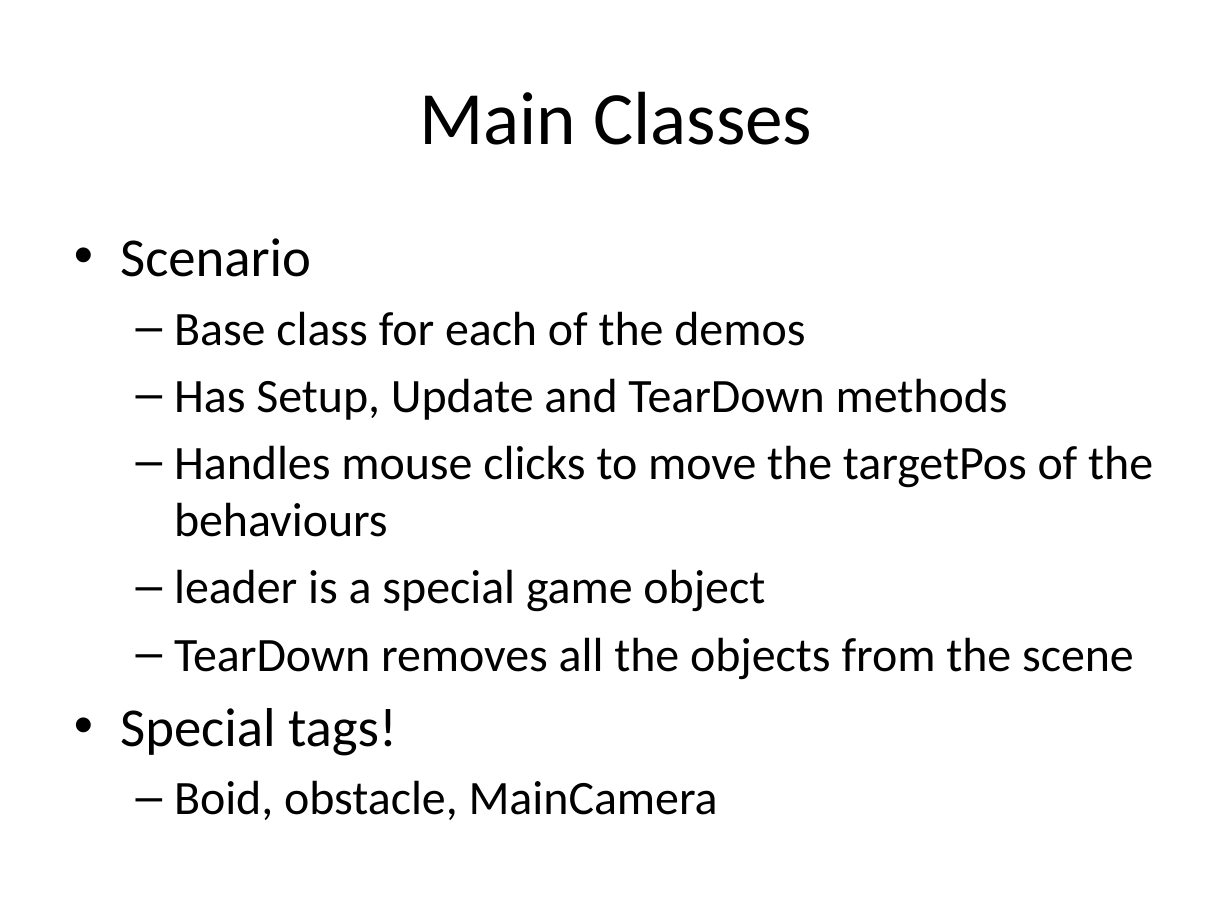
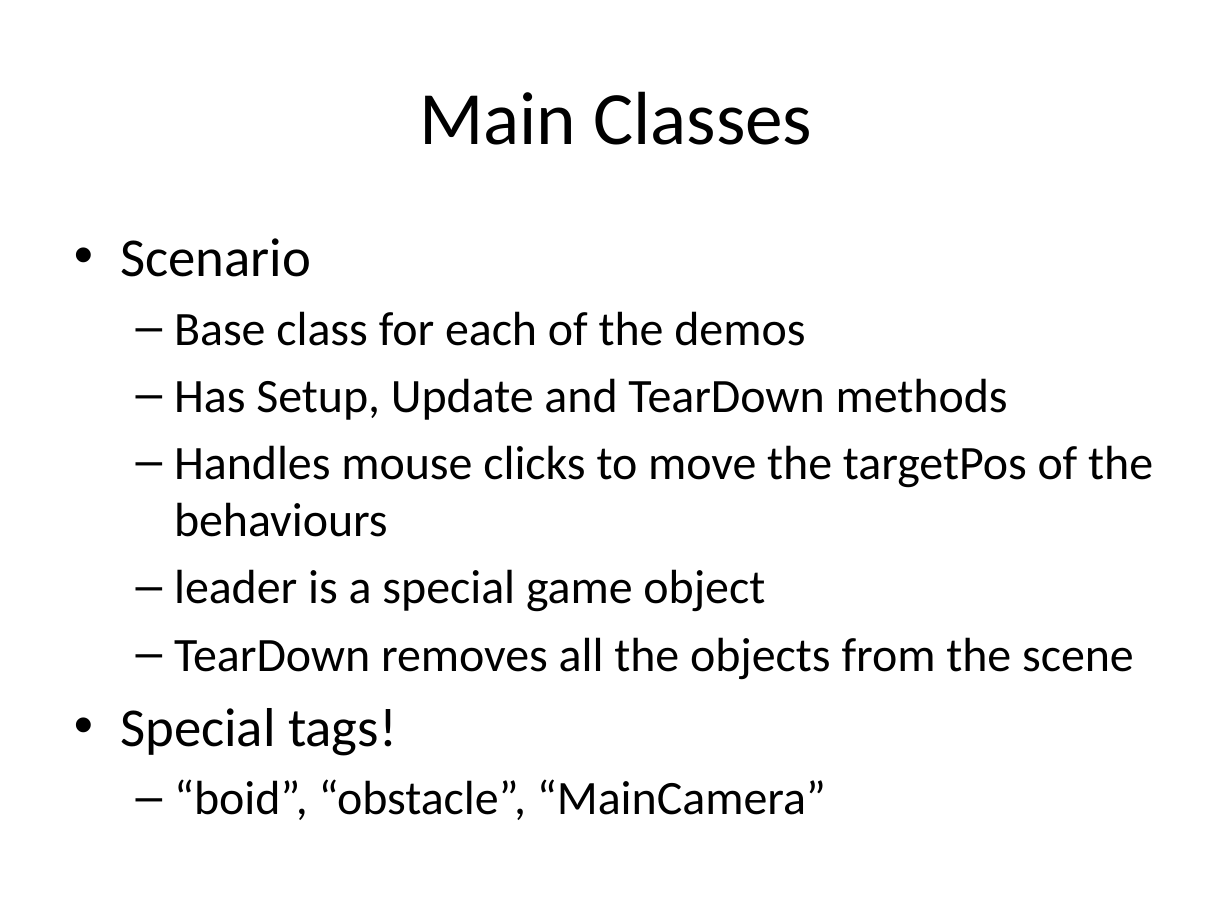
Before and after one commit to skooter500/UnitySteeringBehaviours, a slide deck: slide 15 of Lectures/Game AI 3.pptx. Drawn at 1232x924 pixels with LibreOffice and Linux fonts; fonts in the diff are those of the drawing; background and template pictures are left out. Boxes give left, top, right and bottom in pixels: in the first picture for what was removed or moved away, otherwise in the second. Text is boxed around its words. In the diff, an @@ line names an element or a change of style, - is before the commit and + after.

```diff
--- a/Lectures/Game AI 3.pptx
+++ b/Lectures/Game AI 3.pptx
@@ text at (x1=174, y1=779, x2=826, y2=820): text changed @@
-  – Boid, obstacle, MainCamera
+  – “boid”, “obstacle”, “MainCamera”
```
Also in this commit, not shown: 6 other files.
